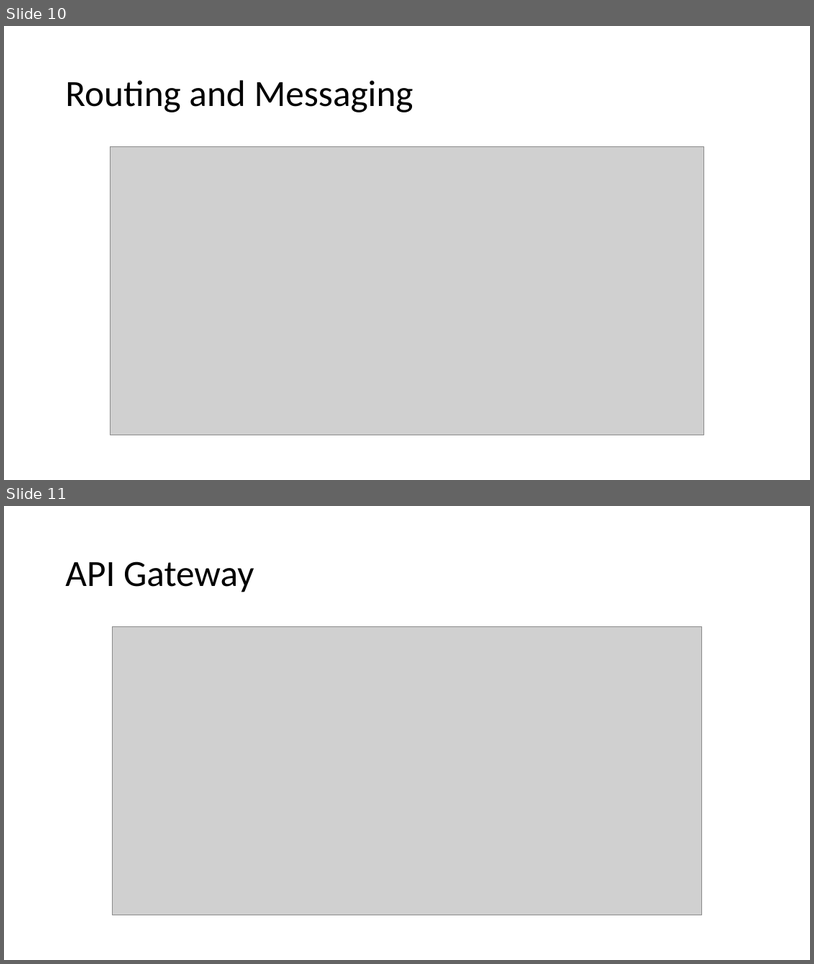
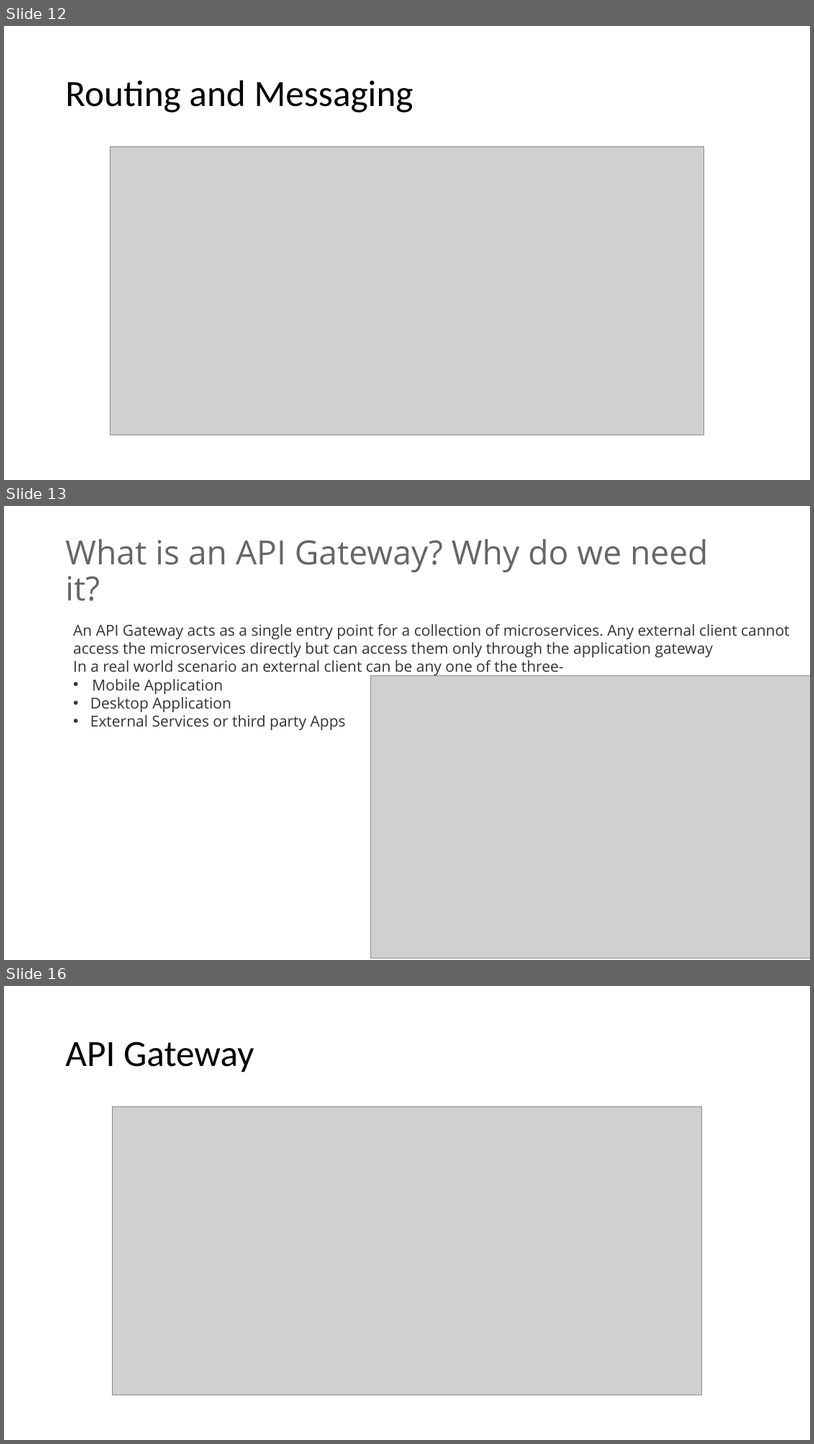
Before and after one commit to ajeetsinghs/SpringBootTutorial, a slide deck: Spring Cloud.pptx. Shown one above the other, each under a label of ours: slides 10 and 11 before the commit, slides 12, 13 and 16 after it; the slides between them are not shown. The pictures are 814x964 and 814x1444 pixels, drawn with LibreOffice and Linux fonts; fonts in the diff are those of the drawing; grey boxes stand for pictures. Boxes give left, top, right and bottom in pixels: in the first picture for what was removed or moved away, otherwise in the second. Text is boxed around its words. In the diff, an @@ line names an element or a change of style, - is before the commit and + after.

```diff
--- a/Spring Cloud.pptx
+++ b/Spring Cloud.pptx
@@ slide 13 added at (4,506,810,960), background #FFFFFF @@
@@ title added at (65,539,708,601), 39.6 pt, text #666666 @@
+What is an API Gateway? Why do we need it?
@@ text added at (73,624,790,730), 18 pt, text #333333 @@
+An API Gateway acts as a single entry point for a collection of microservices. Any external client cannot access the microservices directly but can access them only through the application gateway
+In a real world scenario an external client can be any one of the three-
+• Mobile Application
+• Desktop Application
+• External Services or third party Apps
@@ picture added at (370,676,810,958) @@
@@ what was slide 10 is now slide 12 @@
@@ what was slide 11 is now slide 16 @@
```
Also in this commit, not shown: 1 slide changed, 6 other slides added, 2 slides removed.
